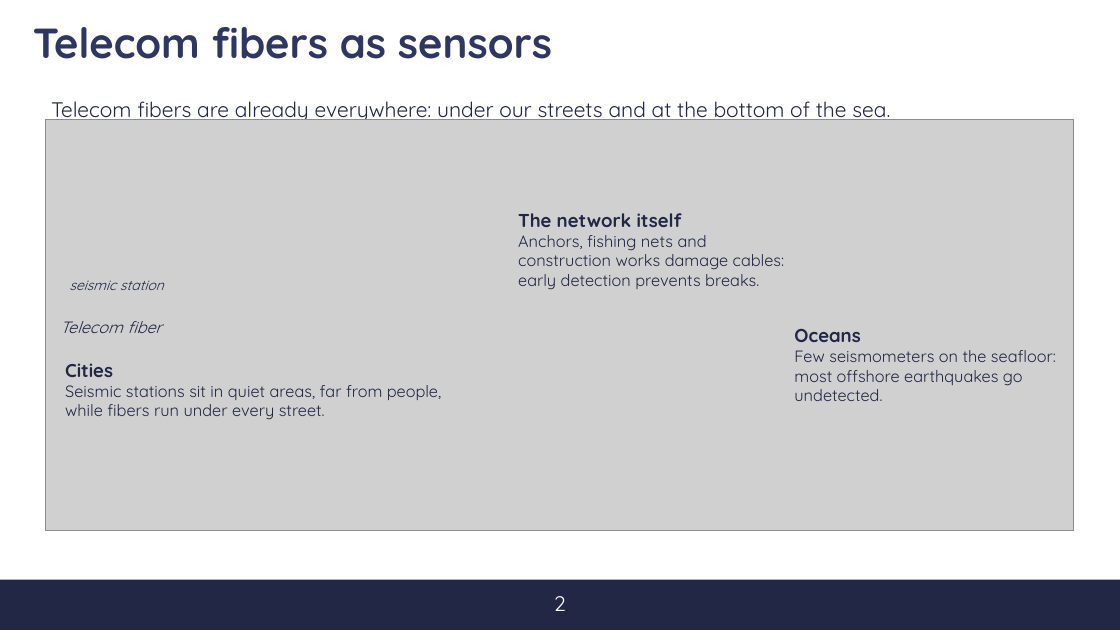
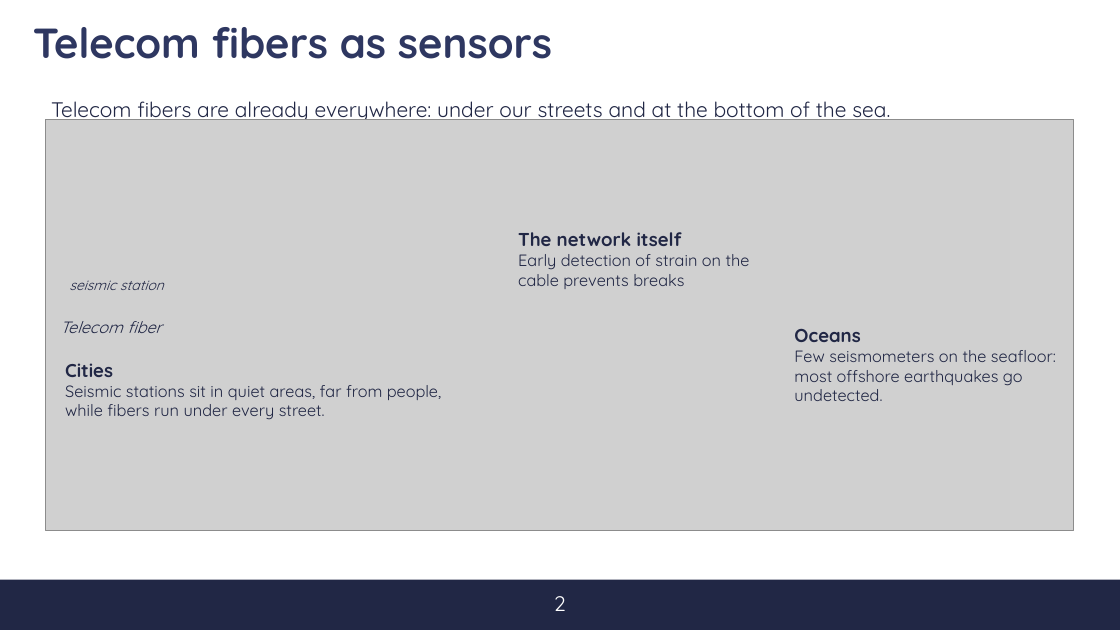
Before and after one commit to s347960/Presentazione, a slide deck: slide 2 of Discussione [Salvato automaticamente].pptx. Drawn at 1120x630 pixels with LibreOffice and Linux fonts; fonts in the diff are those of the drawing; grey boxes stand for pictures; background and template pictures are left out. Boxes give left, top, right and bottom in pixels: in the first picture for what was removed or moved away, otherwise in the second. Text is boxed around its words. In the diff, an @@ line names an element or a change of style, - is before the commit and + after.

```diff
--- a/Discussione [Salvato automaticamente].pptx
+++ b/Discussione [Salvato automaticamente].pptx
@@ text at <box>518,254,750,289</box>: text changed @@
-Anchors, fishing nets and construction works damage cables: early detection prevents breaks.
+Early detection of strain on the cable prevents breaks
```
Also in this commit, not shown: 11 other slides changed, 5 slides added, 1 slide removed, 3 other files.
